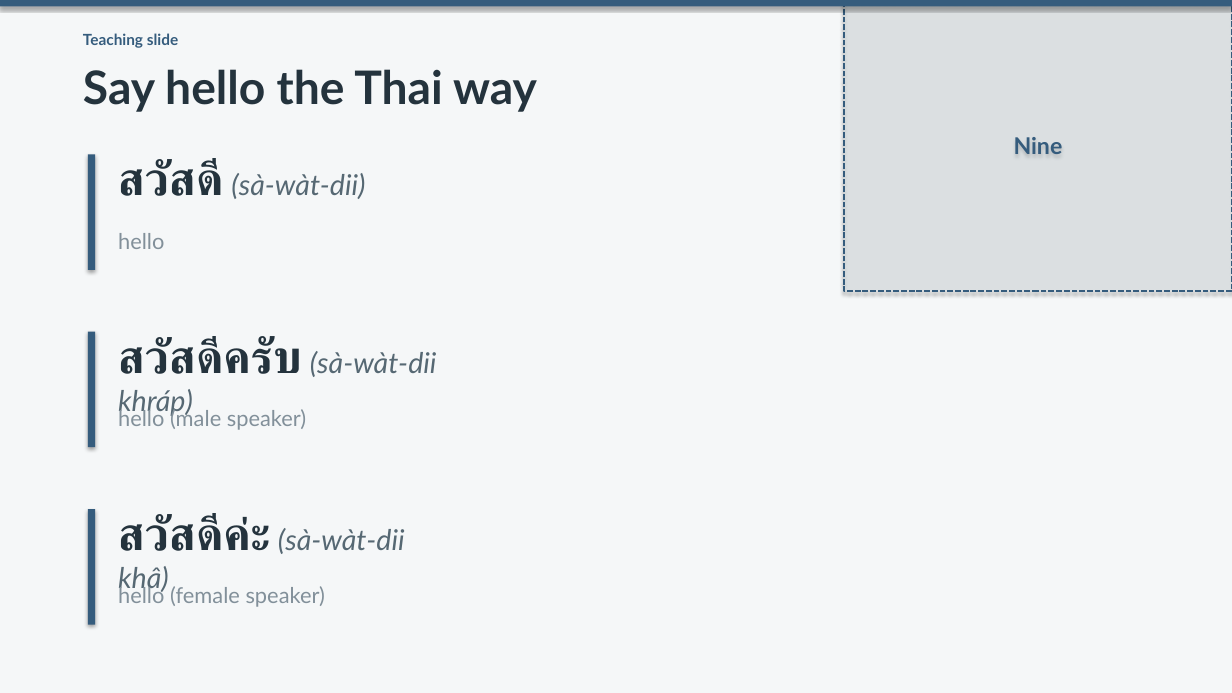
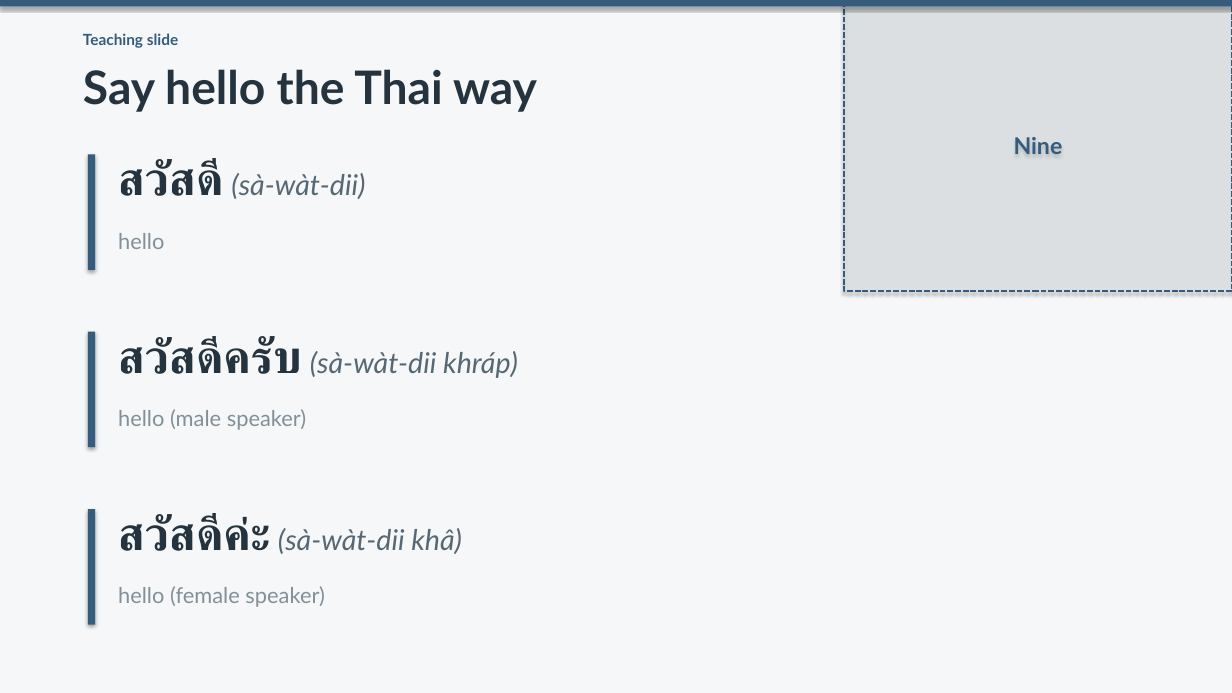
Before and after one commit to OTFTCS/thai-nine, a slide deck: slide 3 of course/modules/M01/L001/M01-L001-canva-deck.pptx. Drawn at 1232x693 pixels with LibreOffice and Linux fonts; fonts in the diff are those of the drawing. Boxes give left, top, right and bottom in pixels: in the first picture for what was removed or moved away, otherwise in the second. Text is boxed around its words. In the diff, an @@ line names an element or a change of style, - is before the commit and + after.

```diff
--- a/course/modules/M01/L001/M01-L001-canva-deck.pptx
+++ b/course/modules/M01/L001/M01-L001-canva-deck.pptx
@@ text "สวัสดีครับ (sà-wàt-dii khráp)" rewrapped from (118, 337, 437, 416) to (118, 337, 518, 378) @@
@@ text "สวัสดีค่ะ (sà-wàt-dii khâ)" rewrapped from (118, 514, 405, 593) to (118, 514, 462, 554) @@
```
Also in this commit, not shown: 4 other slides changed, 3 other files.
